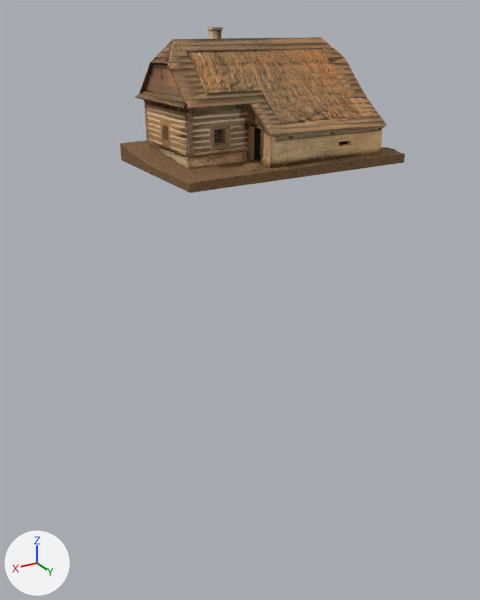
A saved change to the COLLADA model hlinsko.dae.
Before and after are seen from a 50 mm camera at (0.611, 0.948, 0.229) aimed at (0.015, -0.045, -0.268). The lights are fixed; the arrows at lower left show +X, +Y and +Z. Where no turn or scale is listed for an object, it has been applied to the vertices. Vertices at the same position are counted once.

Objects in the first picture: 'SketchUp', 'group_0', 'group_4'.
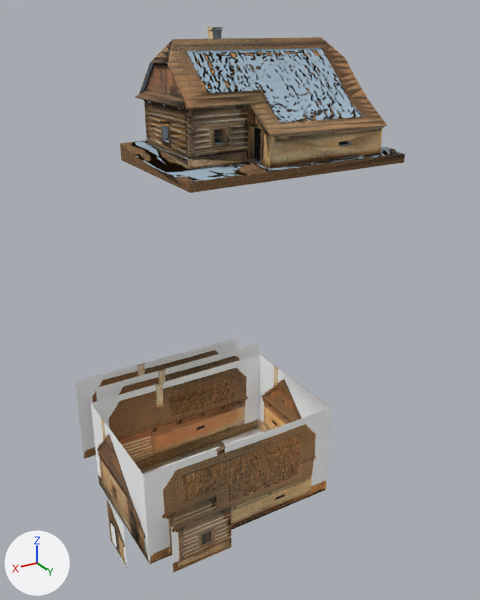
Where the change shows, as pixel boxes (x1, y1, x2, y2) in the pictures (480 x 600 px):
'SketchUp', recoloured, surface changed: (139, 27, 383, 169) in both
'group_3', reshaped, moved (not visible before): after (143, 408, 331, 564)
'group_4', reshaped, moved (66% narrower, 112% taller): before (187, 48, 363, 123); after (91, 404, 150, 564)
'group_2', reshaped, moved, turned (not visible before): after (91, 355, 260, 469)
'group_11', added: after (187, 48, 363, 123)
'group_0', recoloured, surface changed: (129, 140, 405, 188) in both
'group_5', added: after (259, 355, 331, 432)
'group_14', added: after (75, 338, 238, 459)
'group_13', added (brown): after (171, 504, 231, 573)
'group_7', added: after (96, 343, 258, 401)
'group_6', added: after (140, 428, 262, 474)
'group_12', added: after (106, 499, 127, 567)
part 1 of me_sketchup, recoloured: (213, 30, 222, 39) in both
part 2 of me_sketchup, recoloured: (147, 27, 381, 146) in both
part 3 of me_sketchup, recoloured: (145, 42, 187, 159) in both
part 4 of me_sketchup, recoloured: (141, 63, 153, 92) in both
part 5 of me_sketchup, recoloured: (189, 111, 248, 159) in both
part 6 of me_group_0, recoloured (brown to blue): (135, 141, 401, 183) in both
part 7 of me_group_2, cut back (brown): after (91, 355, 260, 469)
part 10 of me_group_4, deleted (brown): before (187, 48, 363, 123)
part 11 of me_group_4, added: after (91, 404, 150, 564)

Diff of the bpy script that builds the scene:
```diff
--- a/hlinsko.dae.py
+++ b/hlinsko.dae.py
@@ mat_material @@
 mat_material = principled_material('material')
-mat_material.base_color = (1.0, 1.0, 1.0)  # white #ffffff
+mat_material.base_color = (0.361, 0.474, 0.565)  # blue #a2b7c6
 mat_material.roughness = 0.9
@@ me_sketchup @@
 me_sketchup.from_pydata(...)  # 1748 vertices, 3769 faces; spans x -0.171..0.174, y -0.124..0.124, z 0.014..0.209
+# me_sketchup part 1: 148 faces spanning x -0.167..0.16, y -0.112..0.019, z 0.029..0.206 switch from mat_02_sever (picture img_02_sever_jpg) to mat_material (blue #a2b7c6)
+# me_sketchup part 2: 78 faces spanning x -0.166..0.174, y -0.088..0.118, z 0.037..0.209 switch from mat_03_jih (picture img_03_jih_jpg) to mat_material (blue #a2b7c6)
+# me_sketchup part 3: 312 faces spanning x -0.152..0.168, y -0.119..0.055, z 0.014..0.206 switch from mat_04_zapad (picture img_04_zapad_jpg) to mat_material (blue #a2b7c6)
+# me_sketchup part 4: 83 faces spanning x -0.167..0.168, y -0.114..0.122, z 0.062..0.162 switch from mat_06_spodek (picture img_06_spodek_jpg) to mat_material (blue #a2b7c6)
+# me_sketchup part 5: 139 faces spanning x 0.053..0.163, y 0.031..0.049, z 0.029..0.096 switch from mat_03_jih2 (picture img_03_jih2_jpg) to mat_material (blue #a2b7c6)
 me_sketchup.materials.append(mat_04_zapad2)
@@ me_sketchup @@
 me_sketchup.materials.append(mat_99_okno_vypln)
+me_sketchup.materials.append(mat_material_1)  # white #ffffff
@@ me_group_0 @@
 me_group_0.from_pydata(...)  # 618 vertices, 1209 faces; spans x 0.001..0.404, y 0.0..0.263, z 0.045..0.08
+# me_group_0 part 6: 371 faces spanning x 0.001..0.404, y 0.0..0.263, z 0.057..0.08 switch from mat_m06_zem (picture img_m06_zem_jpg) to mat_material (blue #a2b7c6)
 me_group_0.materials.append(mat_0137_black)
@@ me_group_2 @@
 # used by ob_group_2; parent = ob_sketchup; location = (0.052, 0.0845, 0.0593)
-me_group_2.from_pydata(...)  # 90 vertices, 163 faces; spans x 0.0022..0.00501, y -0.00003..0.00139, z -0.00001..0.00797
-me_group_2.materials.append(mat_04_zapad2)  # picture img_04_zapad2_jpg
+me_group_2.from_pydata(...)  # 4 vertices, 2 faces; spans x 0.0..0.40432, y 0.0, z 0.0..0.20096
+# me_group_2 part 7: the whole mesh is rebuilt
+# me_group_2 part 8: the surface is now shaded flat
+me_group_2.materials.append(mat_02_sever)  # picture img_02_sever_jpg
@@ me_group_3 @@
-me_group_3.from_pydata(...)  # 1475 vertices, 2935 faces; spans x -0.943..-0.782, y -2.02..-1.96, z -0.585..-0.528
-me_group_3.materials.append(mat_02_sever)  # picture img_02_sever_jpg
+me_group_3.from_pydata(...)  # 4 vertices, 2 faces; spans x 0.0..0.404, y 0.0, z 0.0..0.201
+# me_group_3 part 9: 4 vertices added at x 0.0..0.404, y 0.0, z 0.0..0.201
+me_group_3.materials.append(mat_03_jih)  # picture img_03_jih_jpg
@@ me_group_4 @@
-me_group_4.from_pydata(...)  # 3238 vertices, 6453 faces; spans x 0.0..0.255, y 0.0..0.12, z 0.0..0.102
-me_group_4.materials.append(mat_03_jih)  # picture img_03_jih_jpg
+me_group_4.from_pydata(...)  # 4 vertices, 2 faces; spans x 0.0, y 0.0..0.265, z 0.0..0.201
+# me_group_4 part 10: 3238 vertices removed from x 0.0..0.255, y 0.0..0.12, z 0.0..0.102
+# me_group_4 part 11: 4 vertices added at x 0.0, y 0.0..0.265, z 0.0..0.201
+me_group_4.materials.append(mat_04_zapad)  # picture img_04_zapad_jpg
@@ ob_group_1 @@
 ob_group_1.parent = ob_sketchup
-ob_group_1.location = (0.0516, 0.0841, 0.0297)
+ob_group_1.location = (-0.129, -0.197, -0.693)
@@ ob_group_2 @@
 ob_group_2 = bpy.data.objects.new('group_2', me_group_2)
-ob_group_2.parent = ob_sketchup
-ob_group_2.location = (0.052, 0.0845, 0.0593)
+ob_group_2.parent = ob_group_1
+ob_group_2.location = (0.404, 0.0, 0.0)
+ob_group_2.rotation_euler = (0.0, 0.0, 3.142)  # degrees (0, 0, 180)
@@ ob_group_3 @@
 ob_group_3 = bpy.data.objects.new('group_3', me_group_3)
-ob_group_3.location = (0.811, 1.911, 0.702)
+ob_group_3.location = (-0.129, 0.069, -0.693)
@@ ob_group_4 @@
 ob_group_4 = bpy.data.objects.new('group_4', me_group_4)
-ob_group_4.location = (-0.128, -0.016, 0.076)
+ob_group_4.location = (0.275, -0.197, -0.693)
@@ ob_group_14 @@
+ob_group_14 = bpy.data.objects.new('group_14', me_group_14)  # 4 vertices, 2 faces; spans x -0.404..0.0, y 0.0, z 0.0..0.201; in mat_02_sever (picture img_02_sever_jpg)
+ob_group_14.location = (0.275, -0.297, -0.693)
@@ ob_group_13 @@
+ob_group_13 = bpy.data.objects.new('group_13', me_group_13)  # 4 vertices, 2 faces; spans x 0.0..0.121, y 0.0, z 0.0..0.1029; in mat_03_jih2 (picture img_03_jih2_jpg)
+ob_group_13.location = (0.126, 0.109, -0.693)
@@ ob_group_12 @@
+ob_group_12 = bpy.data.objects.new('group_12', me_group_12)  # 4 vertices, 2 faces; spans x 0.0, y 0.0..0.0842, z 0.0..0.0983; in mat_04_zapad2 (picture img_04_zapad2_jpg)
+ob_group_12.location = (0.315, -0.023, -0.69)
@@ ob_group_11 @@
+ob_group_11 = bpy.data.objects.new('group_11', me_group_11)  # 3238 vertices, 6453 faces; spans x 0.0..0.255, y 0.0..0.12, z 0.0..0.102; in mat_03_jih (picture img_03_jih_jpg), mat_material (blue #a2b7c6)
+ob_group_11.location = (-0.128, -0.016, 0.076)
@@ ob_group_7 @@
+ob_group_7 = bpy.data.objects.new('group_7', me_group_7)  # 4 vertices, 2 faces; spans x 0.0..0.404, y 0.0, z 0.0..0.201; in mat_02_sever (picture img_02_sever_jpg)
+ob_group_7.location = (-0.158, -0.247, -0.693)
@@ ob_group_6 @@
+ob_group_6 = bpy.data.objects.new('group_6', me_group_6)  # 4 vertices, 2 faces; spans x 0.0..0.404, y 0.0..0.265, z 0.0; in mat_06_spodek_0 (picture img_06_spodek_0_jpg)
+ob_group_6.location = (-0.129, -0.197, -0.693)
@@ ob_group_5 @@
+ob_group_5 = bpy.data.objects.new('group_5', me_group_5)  # 4 vertices, 2 faces; spans x 0.0, y -0.265..0.0, z 0.0..0.201; in mat_05_vychod (picture img_05_vychod_jpg)
+ob_group_5.location = (-0.129, 0.069, -0.693)
```
